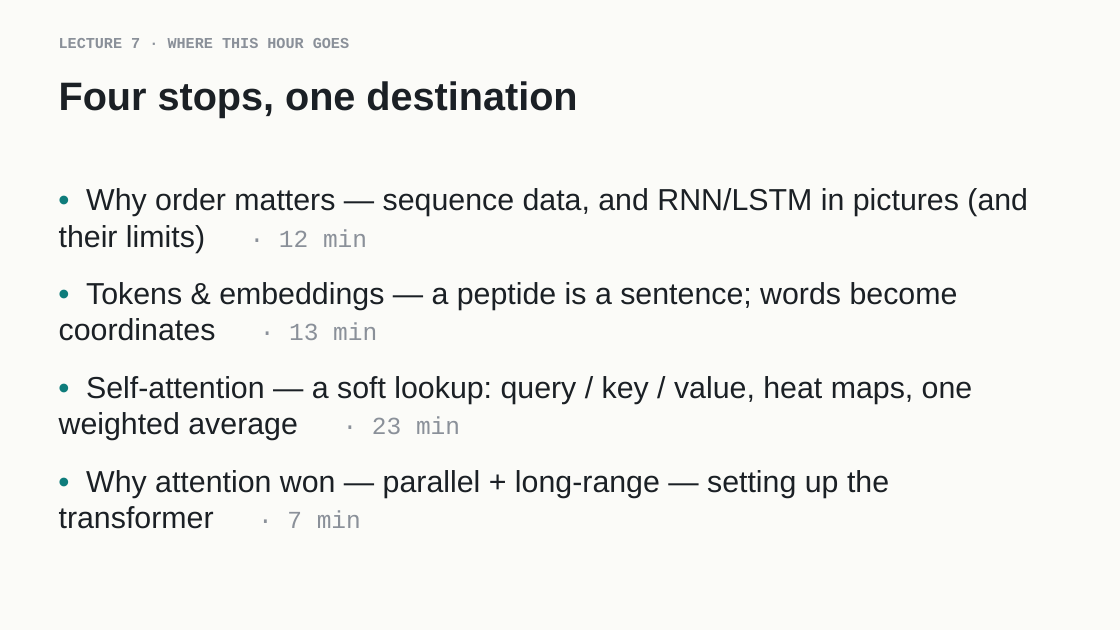
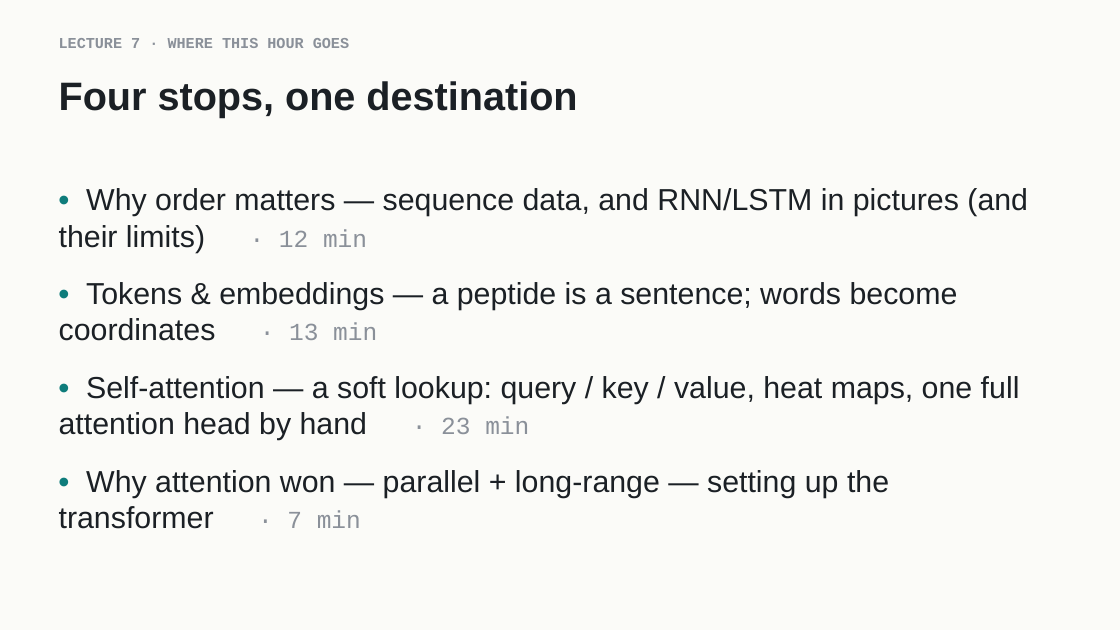
Before and after one commit to indigobio/msacl_dl_course, a slide deck: slide 2 of slides/pptx/lecture07_attention.pptx. Drawn at 1120x630 pixels with LibreOffice and Linux fonts; fonts in the diff are those of the drawing. Boxes give left, top, right and bottom in pixels: in the first picture for what was removed or moved away, otherwise in the second. Text is boxed around its words. In the diff, an @@ line names an element or a change of style, - is before the commit and + after.

```diff
--- a/slides/pptx/lecture07_attention.pptx
+++ b/slides/pptx/lecture07_attention.pptx
@@ text at bbox=[59, 376, 1020, 440]: text changed @@
-• Self-attention — a soft lookup: query / key / value, heat maps, one weighted average · 23 min
+• Self-attention — a soft lookup: query / key / value, heat maps, one full attention head by hand · 23 min
```
Also in this commit, not shown: 3 other slides changed, 2 slides added, 3 slides removed, 10 other files.
